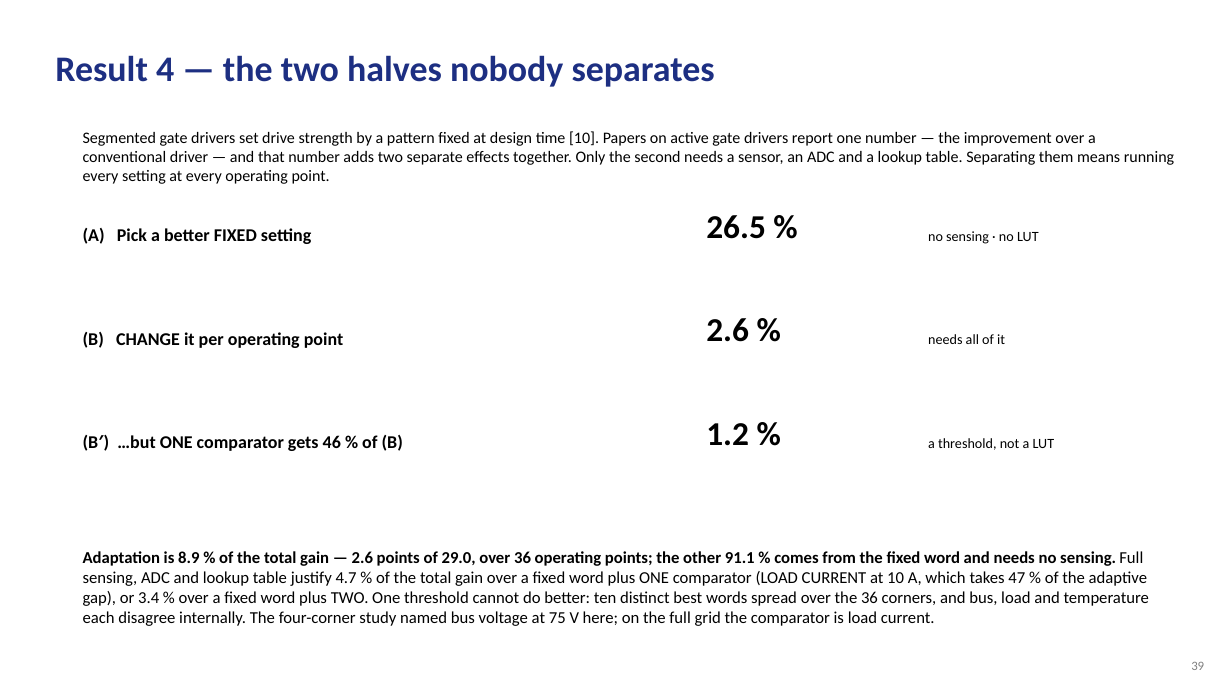
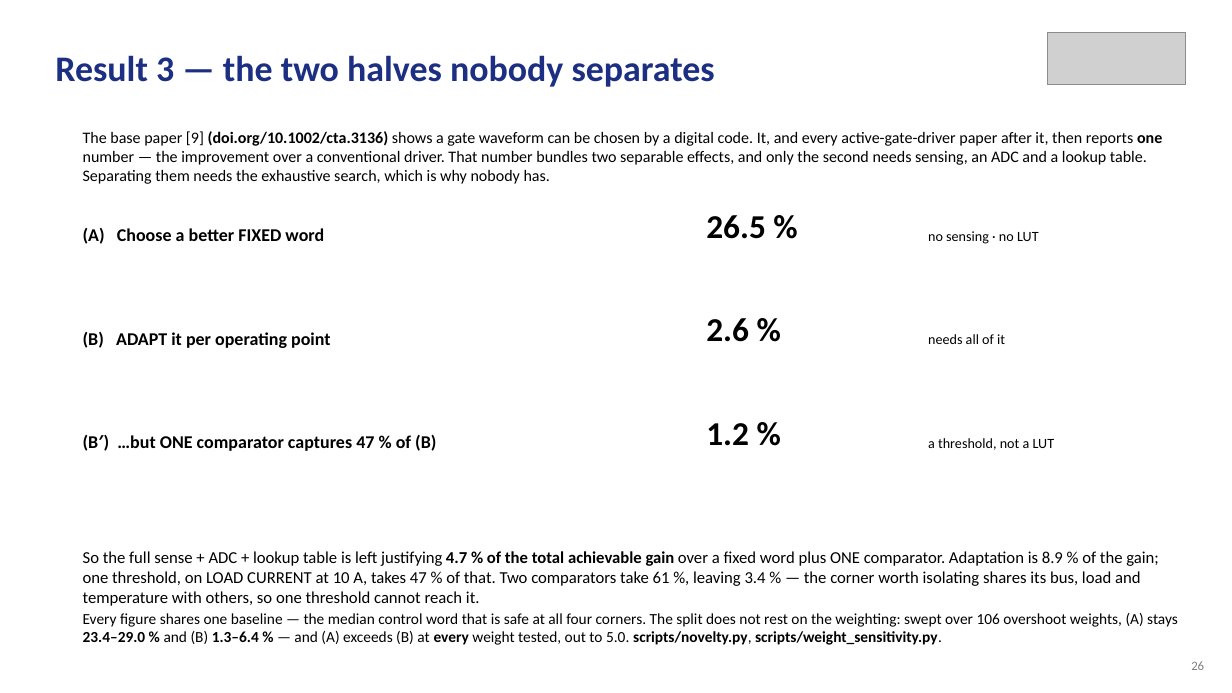
Before and after one commit to Amritha902/gan-driver, a slide deck: slide 26 of review/Review1_GaN_Segmented_Gate_Driver.pptx (slide 39 before the commit). Drawn at 1232x693 pixels with LibreOffice and Linux fonts; fonts in the diff are those of the drawing; grey boxes stand for pictures. Boxes give left, top, right and bottom in pixels: in the first picture for what was removed or moved away, otherwise in the second. Text is boxed around its words. In the diff, an @@ line names an element or a change of style, - is before the commit and + after.

```diff
--- a/review/Review1_GaN_Segmented_Gate_Driver.pptx
+++ b/review/Review1_GaN_Segmented_Gate_Driver.pptx
@@ text at [55,55,715,87]: text changed @@
-Result 4 — the two halves nobody separates
+Result 3 — the two halves nobody separates
@@ picture added at [1047,32,1186,85] @@
@@ text at [83,131,1162,184]: text changed @@
-Segmented gate drivers set drive strength by a pattern fixed at design time [10]. Papers on active gate drivers report one number — the improvement over a conventional driver — and that number adds two separate effects together. Only the second needs a sensor, an ADC and a lookup table. Separating them means running every setting at every operating point.
+The base paper [9] (doi.org/10.1002/cta.3136) shows a gate waveform can be chosen by a digital code. It, and every active-gate-driver paper after it, then reports one number — the improvement over a conventional driver. That number bundles two separable effects, and only the second needs sensing, an ADC and a lookup table. Separating them needs the exhaustive search, which is why nobody has.
@@ text at [83,228,324,244]: text changed @@
-(A) Pick a better FIXED setting
+(A) Choose a better FIXED word
@@ text at [83,332,330,348]: text changed @@
-(B) CHANGE it per operating point
+(B) ADAPT it per operating point
@@ text at [83,435,436,451]: text changed @@
-(B′) …but ONE comparator gets 46 % of (B)
+(B′) …but ONE comparator captures 47 % of (B)
@@ text at [83,551,1178,645]: text changed @@
-Adaptation is 8.9 % of the total gain — 2.6 points of 29.0, over 36 operating points; the other 91.1 % comes from the fixed word and needs no sensing. Full sensing, ADC and lookup table justify 4.7 % of the total gain over a fixed word plus ONE comparator (LOAD CURRENT at 10 A, which takes 47 % of the adaptive gap), or 3.4 % over a fixed word plus TWO. One threshold cannot do better: ten distinct best words spread over the 36 corners, and bus, load and temperature each disagree internally. The four-corner study named bus voltage at 75 V here; on the full grid the comparator is load current.
+So the full sense + ADC + lookup table is left justifying 4.7 % of the total achievable gain over a fixed word plus ONE comparator. Adaptation is 8.9 % of the gain; one threshold, on LOAD CURRENT at 10 A, takes 47 % of that. Two comparators take 61 %, leaving 3.4 % — the corner worth isolating shares its bus, load and temperature with others, so one threshold cannot reach it.
+Every figure shares one baseline — the median control word that is safe at all four corners. The split does not rest on the weighting: swept over 106 overshoot weights, (A) stays 23.4–29.0 % and (B) 1.3–6.4 % — and (A) exceeds (B) at every weight tested, out to 5.0. scripts/novelty.py, scripts/weight_sensitivity.py.
@@ text at [1191,661,1204,670]: text changed @@
-39
+26
```
Also in this commit, not shown: 19 other slides changed, 15 slides added, 32 slides removed, 5 other files.
